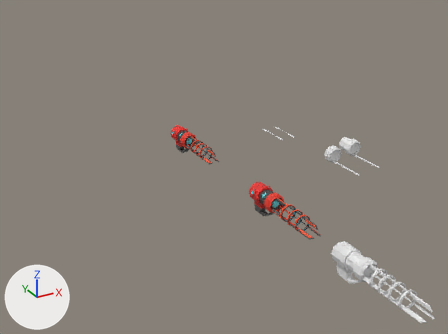
One commit to the Blender file Items/Tools/Plasma Blaster/Asteroid Destroyer.blend: the scene before it, then after it.
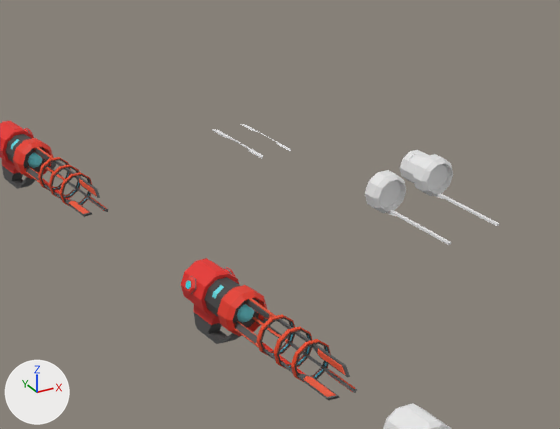
The first picture shows the older version from a 50 mm lens placed at (-84.0, -174.0, 76.0), pointed at (19.0, 13.0, -18.0). The close-ups show both versions on the part from 39% to 90% of the width and 23% to 75% of the height of that picture; other places that the commit changed are outside them. Lighting does not change. The marker at lower left points along +X, +Y and +Z.
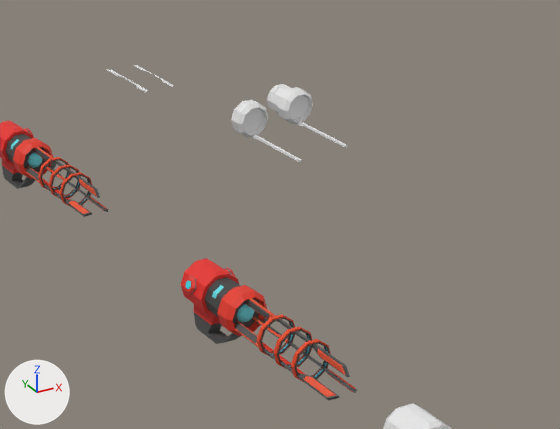
The newer file is also turned or shifted as a whole; pictures and numbers use the older file's frame.

The change, as JSON lines over the scene's bpy script:
```json
{"op": "set", "path": "ob_plane.location", "old": "(28.2, -5.3, 0.0)", "new": "(28.2, 27.0, 0.0)"}
{"op": "set", "path": "ob_plane_003.location", "old": "(31.8, -5.4, 0.0)", "new": "(31.8, 27.0, 0.0)"}
{"op": "set", "path": "ob_cylinder_006.location", "old": "(35.3, -29.6, 0.0)", "new": "(35.3, 2.8, 0.0)"}
{"op": "set", "path": "ob_cylinder_007.location", "old": "(44.5, -28.0, 0.0)", "new": "(44.5, 4.4, 0.0)"}
```

Where the change shows, as pixel boxes [x1, y1, x2, y2] in the close-ups (560 x 429 px):
```json
{"object": "Cylinder.007", "change": "moved", "before": [400, 150, 499, 226], "after": [267, 84, 348, 147]}
{"object": "Cylinder.006", "change": "moved", "before": [365, 170, 451, 245], "after": [231, 99, 301, 162]}
{"object": "Plane", "change": "moved", "before": [212, 129, 263, 159], "after": [107, 69, 148, 93]}
{"object": "Plane.003", "change": "moved", "before": [241, 124, 291, 151], "after": [133, 65, 174, 87]}
```
